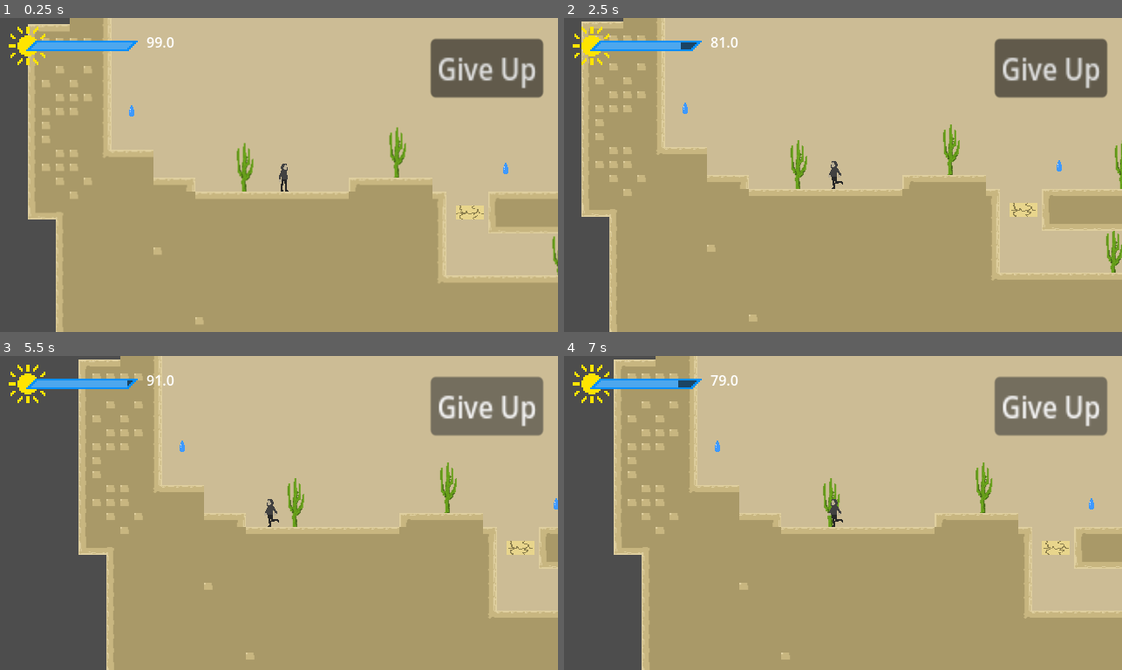
Above: before the commit, frames 1-4 (two rows, left to right).
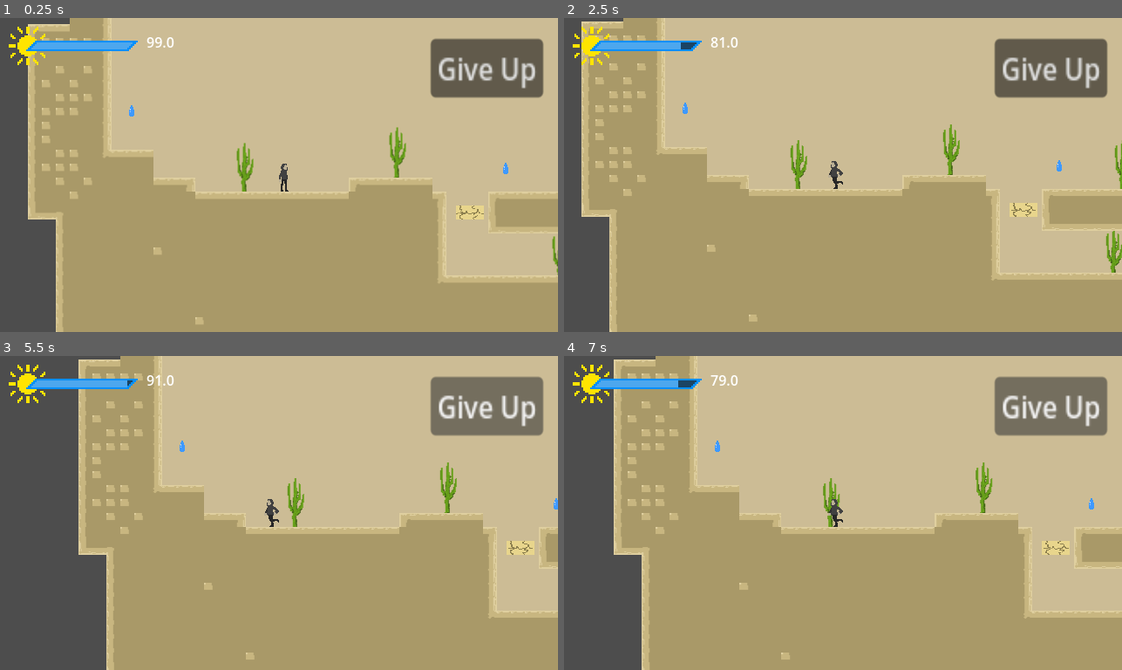
Above: after the commit, the same moments.

Repository: Aterlone/MasseyGameJam
Game: Godot game, scene res://main.tscn
Same seed, same stepped clock (60 frames per second), same inputs: the game is played once before the commit and once after it.
Inputs:
- Up to frame 1 (0.25 s): no input
- Up to frame 2 (2.5 s): tap Enter (ui_accept) at 0.5, 0.77, 1.52 s; hold Right (ui_right) 0.53-2.03 s; hold Left (ui_left) from 2.03 s (still down)
- Up to frame 3 (5.5 s): release Left (ui_left) at 2.78 s; hold Right (ui_right) 2.78-4.25 s; tap Enter (ui_accept) at 3.02, 3.77, 5.27 s; click "Give Up" at 4.25 s; hold Left (ui_left) from 5.03 s (still down)
- Up to frame 4 (7 s): release Left (ui_left) at 5.78 s; hold Right (ui_right) 5.78-6.53 s; hold Left (ui_left) from 6.53 s (still down); tap Enter (ui_accept) at 6.77 s

The runs differ from the first frame. In frame 2, less than 0.1% of the frame differs, in the area x 47-50%, y 48-55%; in frame 3, less than 0.1%; in frame 4, less than 0.1%.

Commit message:
added player animation

Diff:
--- a/player/player.tscn
+++ b/player/player.tscn
@@ -9,17 +9,18 @@
 
 [sub_resource type="Animation" id="Animation_1jxqw"]
 length = 0.001
-tracks/0/type = "value"
-tracks/0/imported = false
-tracks/0/enabled = true
-tracks/0/path = NodePath("Sprite2D:frame")
-tracks/0/interp = 1
-tracks/0/loop_wrap = true
-tracks/0/keys = {
-"times": PackedFloat32Array(0),
-"transitions": PackedFloat32Array(1),
-"update": 1,
-"values": [1]
+loop_mode = 1
+tracks/0/type = "value"
+tracks/0/imported = false
+tracks/0/enabled = true
+tracks/0/path = NodePath("Sprite2D:frame")
+tracks/0/interp = 1
+tracks/0/loop_wrap = true
+tracks/0/keys = {
+"times": PackedFloat32Array(0),
+"transitions": PackedFloat32Array(1),
+"update": 1,
+"values": [0]
 }
 tracks/1/type = "value"
 tracks/1/imported = false
@@ -110,10 +111,26 @@
 "values": [0]
 }
 
+[sub_resource type="Animation" id="Animation_yw30f"]
+resource_name = "collapse"
+tracks/0/type = "value"
+tracks/0/imported = false
+tracks/0/enabled = true
+tracks/0/path = NodePath("Sprite2D:frame")
+tracks/0/interp = 1
+tracks/0/loop_wrap = true
+tracks/0/keys = {
+"times": PackedFloat32Array(0, 0.4, 0.566667),
+"transitions": PackedFloat32Array(1, 1, 1),
+"update": 1,
+"values": [8, 9, 10]
+}
+
 [sub_resource type="AnimationLibrary" id="AnimationLibrary_n7ghd"]
 _data = {
 &"RESET": SubResource("Animation_1jxqw"),
 &"climb_up": SubResource("Animation_g1dw6"),
+&"collapse": SubResource("Animation_yw30f"),
 &"jump": SubResource("Animation_dw050"),
 &"run": SubResource("Animation_b26j0"),
 &"stand": SubResource("Animation_2hs0m")
@@ -143,8 +160,7 @@
 texture_repeat = 2
 texture = ExtResource("2_hqtel")
 hframes = 3
-vframes = 3
-frame = 1
+vframes = 4
 script = ExtResource("3_sweqy")
 
 [node name="FlagPoleDelayT" type="Timer" parent="."]
Not shown, added: objects/spikes.png.import
Binary file changed: player/player.png
Not shown: 1 places in player/player.tscn that only renumber resources
